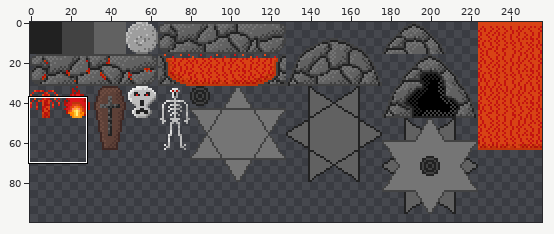
Sprite sheet: assets/tiles/dark_tiles.png. Above, an overview of the earlier version with the close-up marked.
Close-up. First the earlier version:
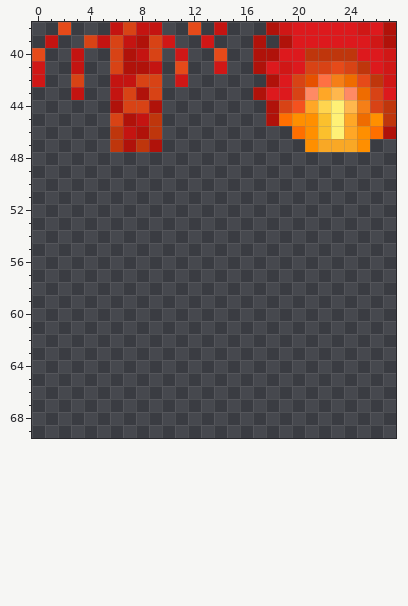
The file is 256x256 pixels. Shown: x 0..27, y 38..69. The wide view leaves out empty margins.
The same view after the edit:
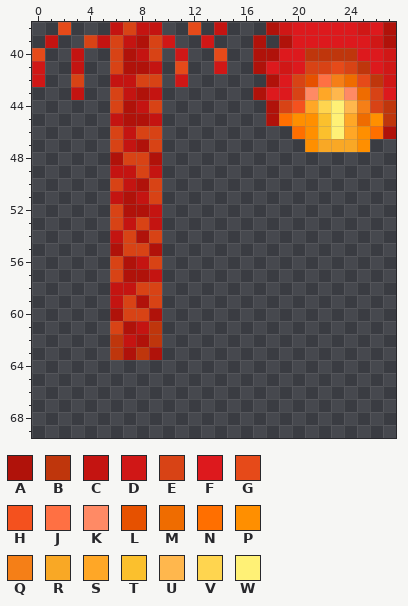
Palette (. is transparent): A #b0120a  B #bf360c  C #c41411  D #d01716  E #d84315  F #dd191d  G #e64a19  H #f4511e  J #ff7043  K #ff8a65  L #e65100  M #ef6c00  N #ff6f00  P #ff8f00  Q #f57f17  R #f9a825  S #ffa726  T #fbc02d  U #ffb74d  V #ffd54f  W #fff176
Author's note on the commit: taller fountain
The exact change:
y 43: x 6..7 CE -> EC; x 9 E -> C
y 44: x 6..9 AEEA -> EACE
y 45: x 6 E -> C; x 8..9 CB -> AC
y 46: x 6 B -> E; x 8..9 AB -> EE
y 47: x 6..9 BABA -> ECAE
y 48: x 6..9 .... -> AEEA
y 49: x 6..9 .... -> CCEC
y 50: x 6..9 .... -> ECAE
y 51: x 6..9 .... -> CACE
y 52: x 6..9 .... -> EAAC
y 53: x 6..9 .... -> ECEC
y 54: x 6..9 .... -> CEAE
y 55: x 6..9 .... -> AEEA
y 56: x 6..9 .... -> EACE
y 57: x 6..9 .... -> EAAC
y 58: x 6..9 .... -> CCEE
y 59: x 6..9 .... -> CEAE
y 60: x 6..9 .... -> AEEA
y 61: x 6..9 .... -> EACB
y 62: x 6..9 .... -> BCAB
y 63: x 6..9 .... -> BABA
